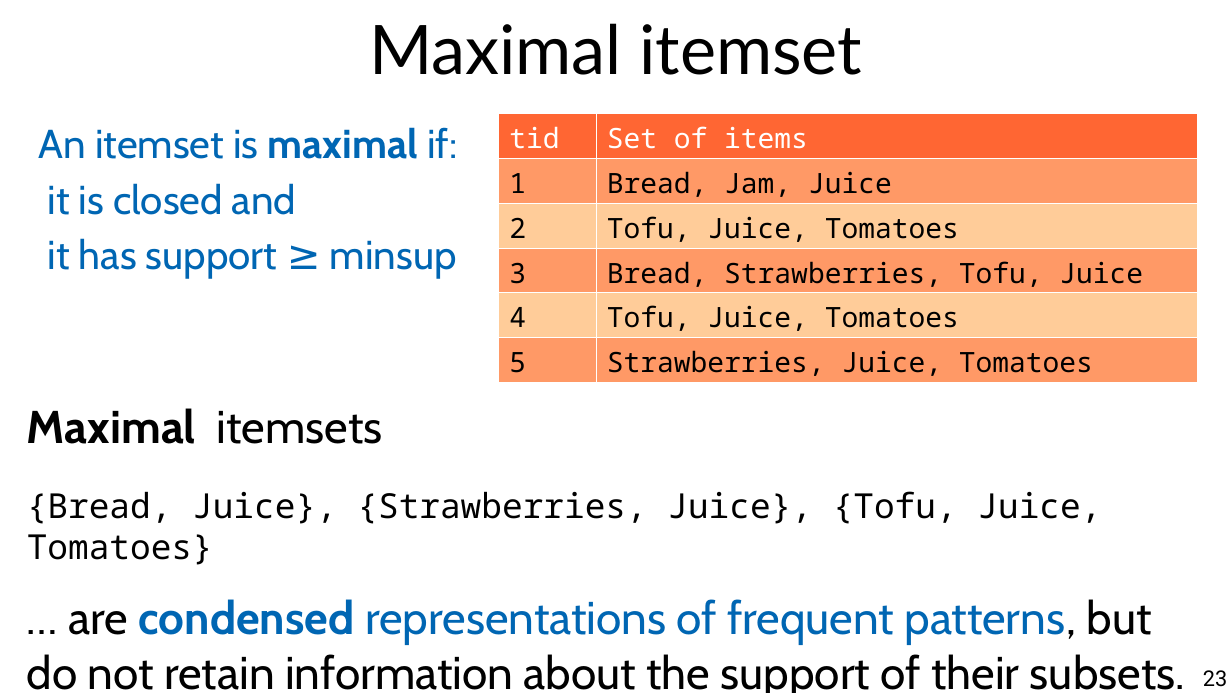
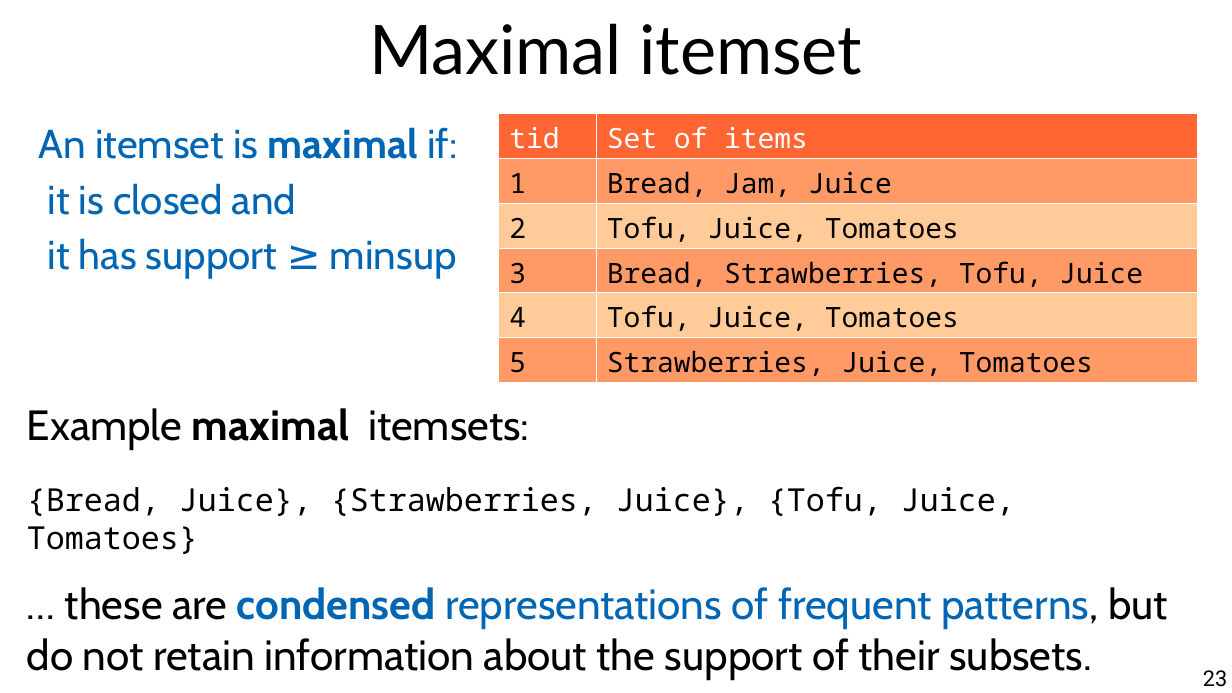
Before and after one commit to chatox/data-mining-course, a slide deck: slide 23 of theory/odp/tt11_itemsets.odp. Drawn at 1232x693 pixels with LibreOffice and Linux fonts; fonts in the diff are those of the drawing. Boxes give left, top, right and bottom in pixels: in the first picture for what was removed or moved away, otherwise in the second. Text is boxed around its words. In the diff, an @@ line names an element or a change of style, - is before the commit and + after.

```diff
--- a/theory/odp/tt11_itemsets.odp
+++ b/theory/odp/tt11_itemsets.odp
@@ text at [27, 408, 529, 449]: text changed; size 29.6 to 27.2 pt @@
-Maximal itemsets
+Example maximal itemsets:
@@ text at [27, 486, 1015, 554]: size 22.2 to 20.4 pt in "{Bread, Juice}, {Strawberries, Juice}, {Tofu, Juice, Tomatoe ..." @@
@@ text at [27, 587, 1168, 680]: text changed; size 29.6 to 27.2 pt @@
-… are condensed representations of frequent patterns, but do not retain information about the support of their subsets.
+… these are condensed representations of frequent patterns, but do not retain information about the support of their subsets.
```
Also in this commit, not shown: 2 other slides changed, 3 other files.
